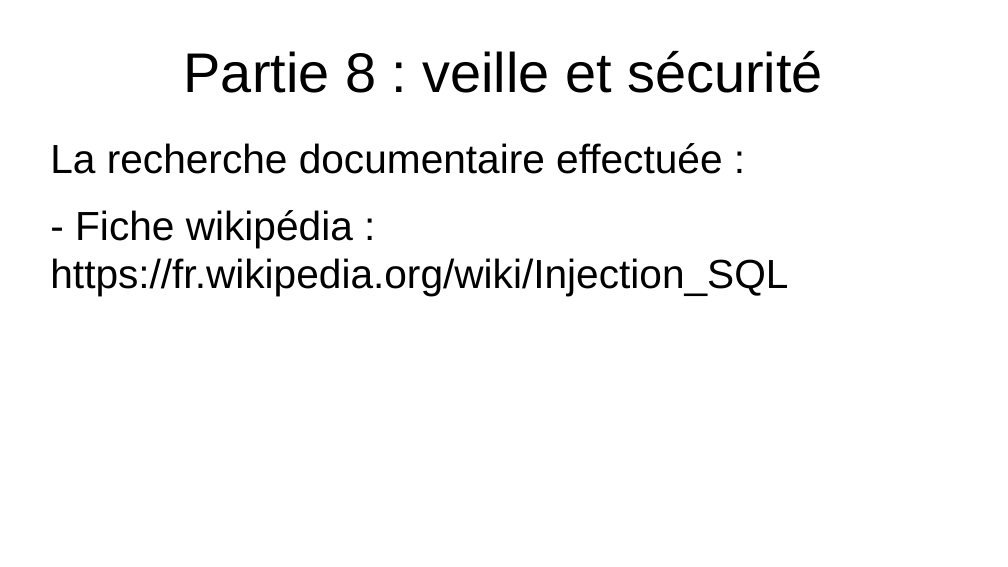
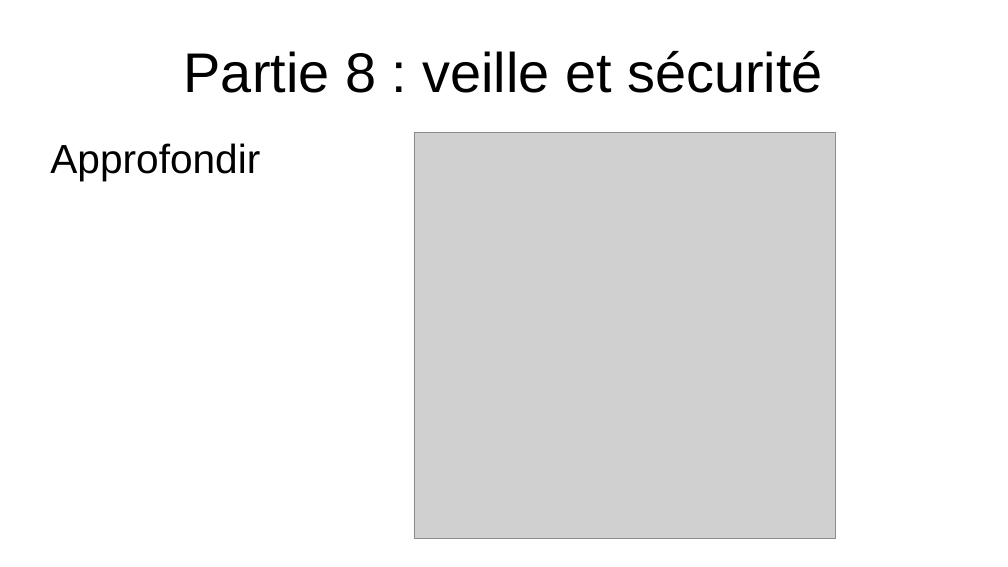
Before and after one commit to EmmaBroudic/Projet-Nooky, a slide deck: slide 56 of doc/Nooky.odp (slide 50 before the commit). Drawn at 1008x567 pixels with LibreOffice and Linux fonts; fonts in the diff are those of the drawing; grey boxes stand for pictures. Boxes give left, top, right and bottom in pixels: in the first picture for what was removed or moved away, otherwise in the second. Text is boxed around its words. In the diff, an @@ line names an element or a change of style, - is before the commit and + after.

```diff
--- a/doc/Nooky.odp
+++ b/doc/Nooky.odp
@@ text at [50,143,260,181]: text changed @@
-La recherche documentaire effectuée :
-- Fiche wikipédia : https://fr.wikipedia.org/wiki/Injection_SQL
+Approfondir
@@ picture added at [414,133,836,539] @@
```
Also in this commit, not shown: 5 other slides changed, 9 slides added, 1 slide removed, 7 other files.
